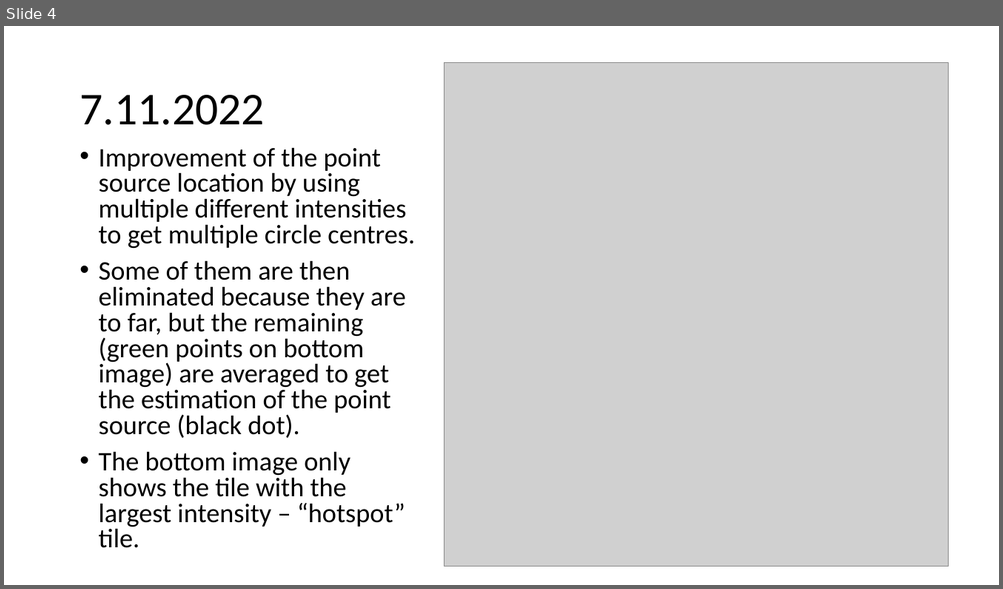
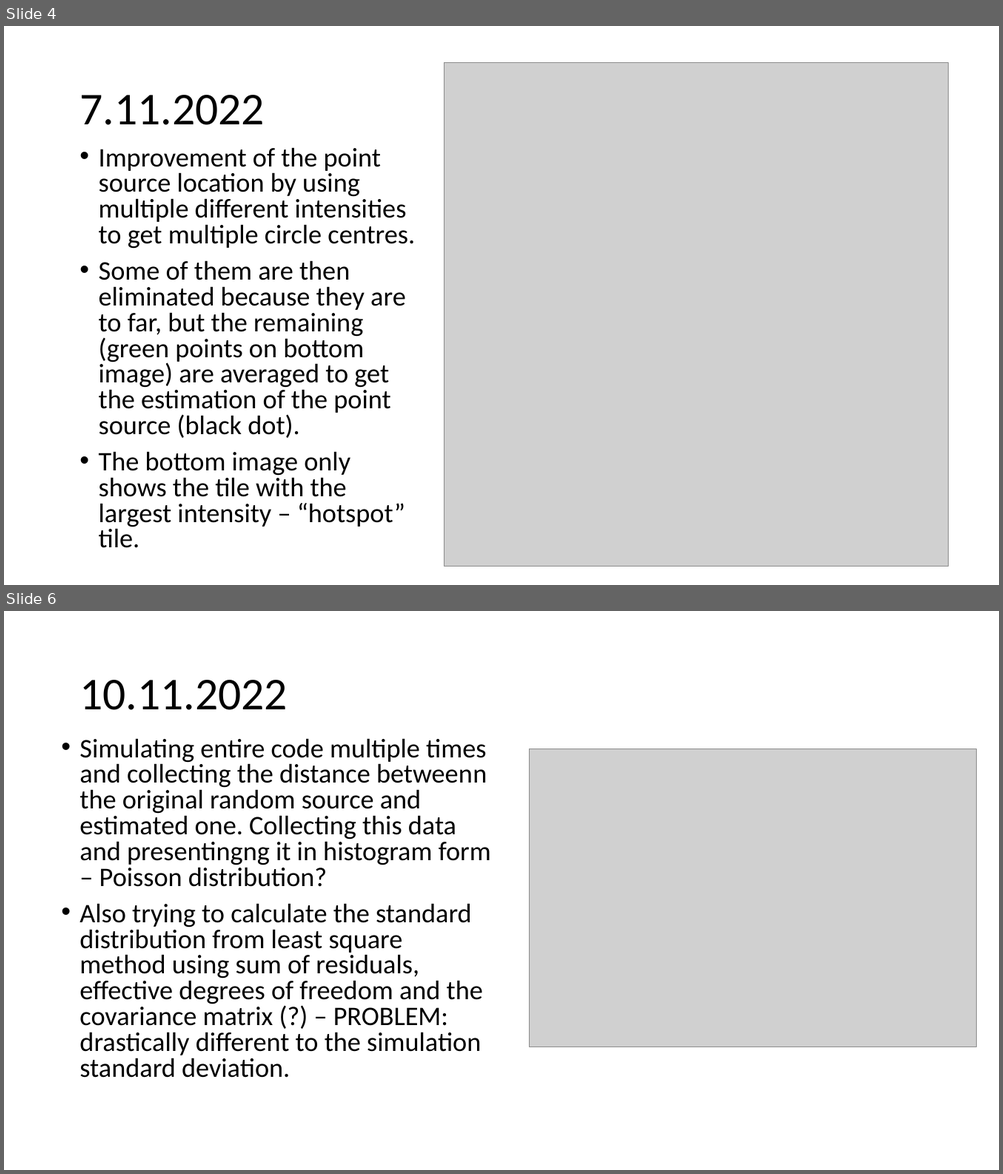
Before and after one commit to urhtrinko/DroneRadioactivity_student_job, a slide deck: reports/work_diary.pptx. Shown one above the other, each under a label of ours: slide 4 before the commit, slides 4 and 6 after it; the slides between them are not shown. The pictures are 1003x589 and 1003x1174 pixels, drawn with LibreOffice and Linux fonts; fonts in the diff are those of the drawing; grey boxes stand for pictures. Boxes give left, top, right and bottom in pixels: in the first picture for what was removed or moved away, otherwise in the second. Text is boxed around its words. In the diff, an @@ line names an element or a change of style, - is before the commit and + after.

Commit message:
Work on simple point source code

```diff
--- a/reports/work_diary.pptx
+++ b/reports/work_diary.pptx
@@ slide 6 added at [4,611,999,1170], background #FFFFFF @@
@@ title added at [79,680,287,710], 44 pt, text #000000 @@
+10.11.2022
@@ text added at [79,738,491,1078], 25.9 pt, text #000000 @@
+• Simulating entire code multiple times and collecting the distance betweenn the original random source and estimated one. Collecting this data and presentingng it in histogram form – Poisson distribution?
+• Also trying to calculate the standard distribution from least square method using sum of residuals, effective degrees of freedom and the covariance matrix (?) – PROBLEM: drastically different to the simulation standard deviation.
@@ picture added at [529,749,977,1048] @@
```
Also in this commit, not shown: 1 slide changed, 2 other files.
